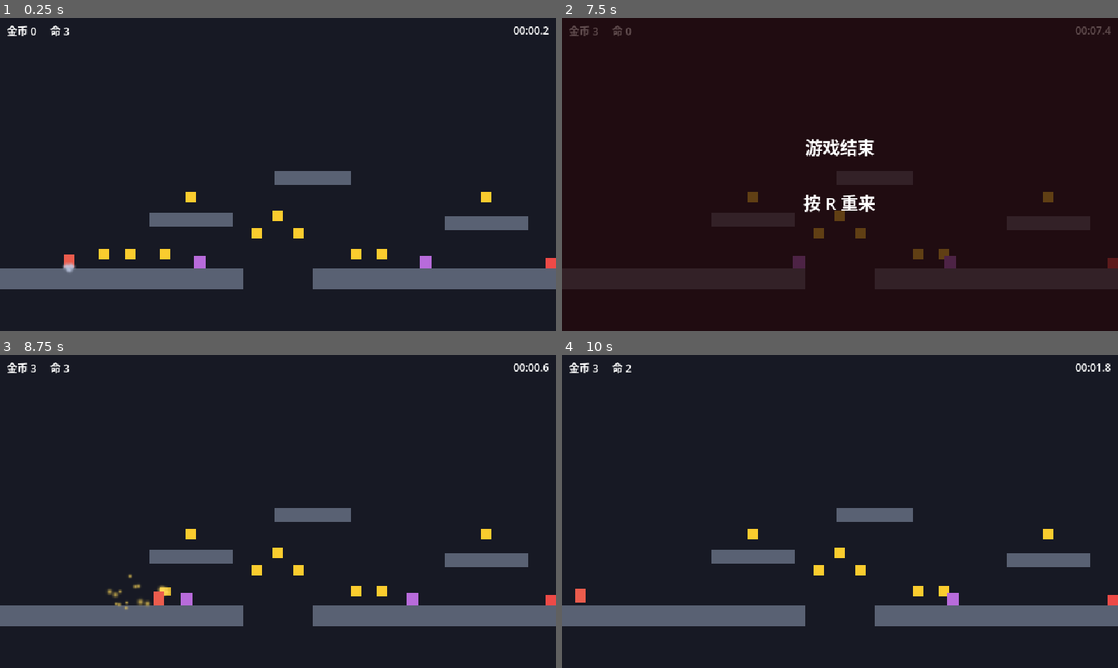
Above: before the commit, frames 1-4 (two rows, left to right).
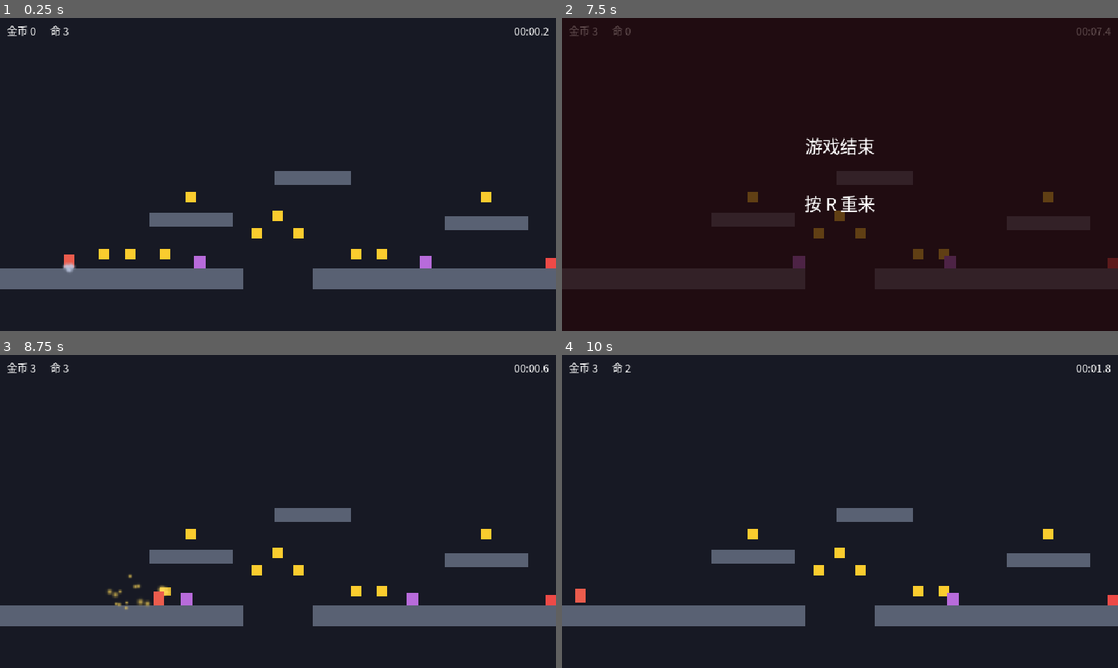
Above: after the commit, the same moments.

Repository: jopatk123/pixel-hop
Game: Godot game, scene res://scenes/level_01.tscn
Same seed, same stepped clock (60 frames per second), same inputs: the game is played once before the commit and once after it.
Inputs:
- Up to frame 1 (0.25 s): no input
- Up to frame 2 (7.5 s): tap Enter at 0.5 s; hold Right (move_right) 0.53-2.03 s; tap R every 0.75 s from 0.6 to 7.35 s; tap Space (jump) at 0.77, 1.52, 3.02, 3.77, 4.52, 6.02, 6.77 s; hold Left (move_left) 2.03-2.78 s; hold Right (move_right) 2.78-4.28 s; hold Left (move_left) 4.28-5.03 s; hold Right (move_right) 5.03-5.78 s; hold Left (move_left) 5.78-7.28 s; hold Right (move_right) from 7.28 s (still down)
- Up to frame 3 (8.75 s): keep holding Right (move_right); tap Space (jump) at 7.52, 8 s; tap R at 8.1 s
- Up to frame 4 (10 s): tap R at 8.85, 9.6 s; tap Space (jump) at 9.02, 9.77 s; release Right (move_right) at 9.53 s; hold Left (move_left) from 9.53 s (still down)

The runs differ from the first frame. In frame 1, 0.3% of the frame differs, in the area x 1-99%, y 2-6%; in frame 2, 0.8%, in the area x 1-99%, y 2-63%; in frame 3, 0.3%; in frame 4, 0.3%.
Error in both runs: Cannot call method 'set_input_as_handled' on a null value. (res://scripts/hud.gd:38)

Commit message:
chore: 接入中文字体，本地接入 Godot MCP 编辑器插件
- project.godot 挂载 assets/fonts/ui_font.tres 作为默认字体
- 启用 addons/godot_mcp，MCPRuntimeProbe 自动加载由插件写入
- .gitignore 忽略 .trae/ 与第三方插件 addons/godot_mcp/，保持仓库只含游戏本身

Diff:
--- /dev/null
+++ b/assets/fonts/ui_font.tres
@@ -0,0 +1,8 @@
+[gd_resource type="SystemFont" format=3]
+
+; 界面默认字体。按顺序取各平台上第一个装有的中文字体，都找不到时由
+; allow_system_fallback 兜底，交给系统挑一个能显示中文的。
+; 注意：macOS 上 PingFang 位于系统私有路径，Godot 加载不了，所以排 Hiragino 在前。
+[resource]
+font_names = PackedStringArray("Hiragino Sans GB", "Microsoft YaHei", "Noto Sans CJK SC", "Source Han Sans SC", "WenQuanYi Micro Hei", "Arial Unicode MS")
+allow_system_fallback = true
--- a/project.godot
+++ b/project.godot
@@ -20,6 +20,7 @@
 
 GameState="*res://scripts/game_state.gd"
 Audio="*res://scripts/audio_manager.gd"
+MCPRuntimeProbe="*uid://bsg12huaf1u5i"
 
 [display]
 
@@ -28,6 +29,14 @@
 window/size/window_width_override=1280
 window/size/window_height_override=720
 window/stretch/mode="viewport"
+
+[editor_plugins]
+
+enabled=PackedStringArray("res://addons/godot_mcp/plugin.cfg")
+
+[gui]
+
+theme/custom_font="res://assets/fonts/ui_font.tres"
 
 [input]
 
Not shown, changed: .gitignore
